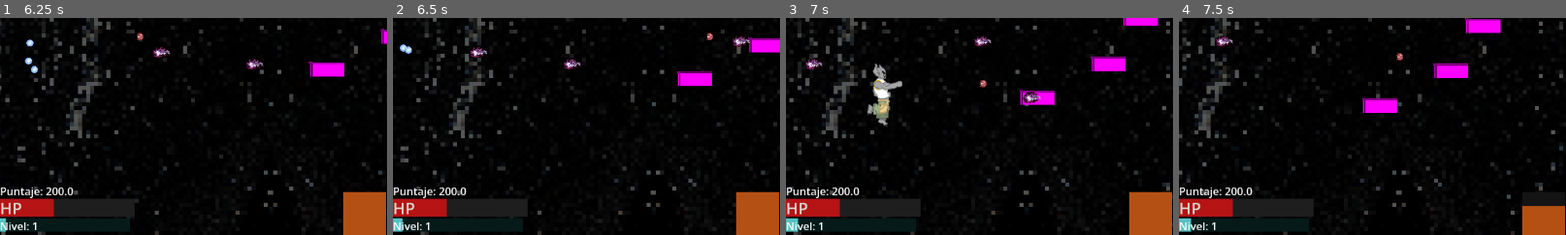
Above: before the commit, frames 1-4 (left to right).
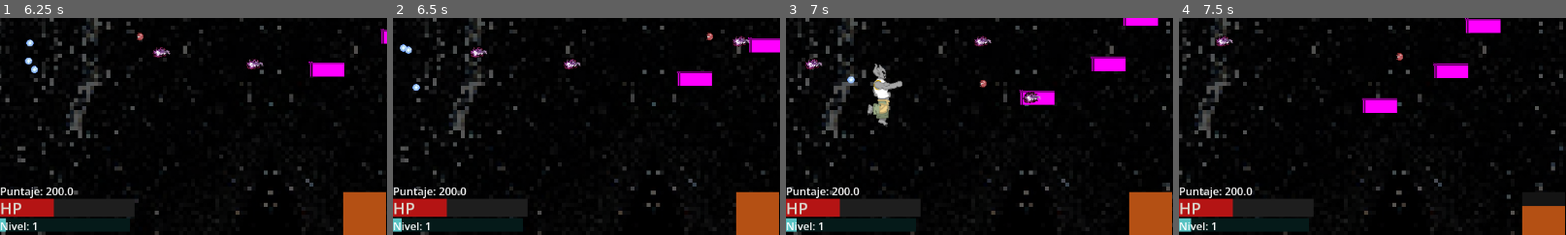
Above: after the commit, the same moments.

Repository: wfeboSKL/tales-for-the-asleep
Game: Godot game, scene res://scenes/Menu/Mewou.tscn
Two runs of this game, one before a commit and one after it. Both use one fixed random seed, a clock stepped at 60 frames per second and the inputs below.
Inputs:
- Up to frame 1 (6.25 s): click "Capítulo I" at 0.5 s; tap Enter at 1.25, 4.35 s; hold D (move_right) 1.28-2.03 s; hold K (shoot) 1.28-2.03 s; tap Space at 1.52, 2.27, 3.77, 4.52, 5.27 s; hold S (move_down) 2.03-2.78 s; tap Shift (focus) at 2.1 s; tap K (shoot) at 2.3, 3.6, 5.1, 6.05 s; hold D (move_right) 2.78-3.53 s; hold K (shoot) 2.78-3.53 s; tap J (melee) at 2.85 s; hold W (move_up) 3.53-4.28 s; hold K (shoot) 4.28-5.03 s; hold A (move_left) 4.28-5.78 s; hold S (move_down) from 5.78 s (still down); hold Shift (focus) from 5.78 s (still down)
- Up to frame 2 (6.5 s): keep holding S (move_down); keep holding Shift (focus)
- Up to frame 3 (7 s): release S (move_down) at 6.53 s; release Shift (focus) at 6.53 s; hold D (move_right) from 6.53 s (still down); tap J (melee) at 6.6 s; tap Space at 6.77 s; tap K (shoot) at 6.8 s
- Up to frame 4 (7.5 s): release D (move_right) at 7.28 s; hold W (move_up) from 7.28 s (still down); hold K (shoot) from 7.28 s (still down)
The pictures show only the part of the screen within x 0-50%, y 50-100%; the shares and areas given below are measured in that part.

Frame 1 is identical in both runs. In frame 2, less than 0.1% of the frame differs, in the area x 2-8%, y 30-99%; in frame 3, less than 0.1%, in the area x 2-18%, y 26-99%; in frame 4, nothing differs.

Commit message:
Enemy_base.gd con herencia para enemy_basic y enemy_pattern | Trabajado en PC_FEBO

Diff:
--- a/mainmenu.gd
+++ /dev/null
@@ -1,55 +0,0 @@
-extends Control
-
-# Rutas de las escenas de cada capítulo
-# ¡Cambia estas rutas por las de tu proyecto!
-const CHAPTER_1 = "res://scenes/chapter_1.tscn"
-const CHAPTER_2 = "res://scenes/chapter_2.tscn"
-const CHAPTER_3 = "res://scenes/chapter_3.tscn"
-
-func _ready():
-	# Conectar señales de cada botón a sus funciones
-	$BookshelfPanel/VBoxContainer/Chapter1Button.pressed.connect(_on_chapter1_pressed)
-	$BookshelfPanel/VBoxContainer/Chapter2Button.pressed.connect(_on_chapter2_pressed)
-	$BookshelfPanel/VBoxContainer/Chapter3Button.pressed.connect(_on_chapter3_pressed)
-	$BookshelfPanel/VBoxContainer/QuitButton.pressed.connect(_on_quit_pressed)
-
-# --- Funciones de cada botón ---
-
-func _on_chapter1_pressed():
-	get_tree().change_scene_to_file(CHAPTER_1)
-
-func _on_chapter2_pressed():
-	get_tree().change_scene_to_file(CHAPTER_2)
-
-func _on_chapter3_pressed():
-	get_tree().change_scene_to_file(CHAPTER_3)
-
-func _on_quit_pressed():
-	get_tree().quit()extends Control
-
-# Rutas de las escenas de cada capítulo
-# ¡Cambia estas rutas por las de tu proyecto!
-const CHAPTER_1 = "res://scenes/chapter_1.tscn"
-const CHAPTER_2 = "res://scenes/chapter_2.tscn"
-const CHAPTER_3 = "res://scenes/chapter_3.tscn"
-
-func _ready():
-	# Conectar señales de cada botón a sus funciones
-	$BookshelfPanel/VBoxContainer/Chapter1Button.pressed.connect(_on_chapter1_pressed)
-	$BookshelfPanel/VBoxContainer/Chapter2Button.pressed.connect(_on_chapter2_pressed)
-	$BookshelfPanel/VBoxContainer/Chapter3Button.pressed.connect(_on_chapter3_pressed)
-	$BookshelfPanel/VBoxContainer/QuitButton.pressed.connect(_on_quit_pressed)
-
-# --- Funciones de cada botón ---
-
-func _on_chapter1_pressed():
-	get_tree().change_scene_to_file(CHAPTER_1)
-
-func _on_chapter2_pressed():
-	get_tree().change_scene_to_file(CHAPTER_2)
-
-func _on_chapter3_pressed():
-	get_tree().change_scene_to_file(CHAPTER_3)
-
-func _on_quit_pressed():
-	get_tree().quit()
--- a/scenes/enemies/enemy_basic.gd
+++ b/scenes/enemies/enemy_basic.gd
@@ -1,27 +1,15 @@
 #--VARIABLES Y CONSTANTES DEL ENEMIGO --
 #Se extiende a CharacterBody2D
-extends CharacterBody2D
+extends "res://scripts/enemies/enemy_base.gd"
 #Se define su velocidad
 const SPEED = 150.0
 const SPEED_Y = 100.0
-#Se establece la vida inicial (la cual cambiará por impactos)
-var health = 3
-#Se define cuanta experiencia dará
-var xp_value = 10
-#Se establece el cooldown de la bala inicial
-var shoot_cooldown = 0.0
-#Referencia al jugador, inicia vacía hasta que la escena esté lista
-var player = null
-#Se establece el cooldown del parpadeo del sprite
-var damageindicator_cooldown = 0.0
+
 #Cambios en la dirección del enemigo, un número entre aleatorio -30 y 30
 var y_offset = randf_range(-90, 90)
 #-- PRELOADS --
 #Se "precarga" la escena de la bala enemiga
 const ENEMY_BULLET = preload("res://scenes/bullets/enemy_bullet.tscn")
-
-const XP_ORB = preload("res://scenes/particles/xp_orb.tscn")
-
 
 #Función que calcula los procesos físicos cada frame
 func _physics_process(delta: float) -> void:
@@ -49,44 +37,16 @@
 		shoot_cooldown = randf_range(0.9,1.7)
 
 	#-- EFECTOS VISUALES --
-	#Se le resta al cooldown delta (1/fps del juego)
-	damageindicator_cooldown -= delta
-	#Si el cooldown es mayor a 0, parpadea cada 0.05 segundos
-	if damageindicator_cooldown > 0:
-		$Sprite2D.visible = fmod(damageindicator_cooldown, 0.2) > 0.05
-	else:
-		#De lo contrario, será siempre visible
-		$Sprite2D.visible = true
-	#Si la posición del enemigo es -50 fuera de la pantalla, eliminarlo por completo
-	if position.x< -50:
-		queue_free()
+	update_damage_blink(delta)
+	check_offscreen()
 
 #-- RECIBIR EL DAÑO --
 #Amount es lo que se definió que la bala haría de daño en la escena de bala
-func take_damage(amount):
-	#A la vida, se le restará amount
-	health -= amount
-	#Se reinicia el cooldown
-	damageindicator_cooldown = 1.5
-	#Si la vida es menor a cero, eliminar por completo al enemigo
-	if health <= 0:
-		var count = 5
-		for i in count:
-			var xp_orb = XP_ORB.instantiate()
-			xp_orb.position = position
-			get_parent().add_child(xp_orb)
+func on_death():
+	var count = 5
+	for i in count:
+		var xp_orb = XP_ORB.instantiate()
+		xp_orb.position = position
+		get_parent().add_child(xp_orb)
 		#Se actualiza el puntaje y la cantidad de kills
-		GameData.score += 100.0
-		GameData.enemies_killed += 1
-		queue_free()
-
-#-- OBTENER PLAYER --
-#Obtener el primer nodo del grupo "player" para seguirlo
-func _ready():
-	#Se añade al grupo "Enemy"
-	add_to_group("Enemy")
-	#Se busca al grupo Player
-	player = get_tree().get_first_node_in_group("Player")
-	#Se establece el Layer y el Mask
-	collision_layer = 2
-	collision_mask = 1
+	GameData.score += 100.0
--- a/scenes/enemies/enemy_pattern.gd
+++ b/scenes/enemies/enemy_pattern.gd
@@ -1,23 +1,12 @@
 #--VARIABLES DEL ENEMIGO CON PATRÓN--
 #Se extiende a CharacterBody2D
-extends CharacterBody2D
-#La vida inicial
-var health = 7
-#Se define cuanta experiencia dará
-var xp_value = 25
+extends "res://scripts/enemies/enemy_base.gd"
 
-#El cooldown de disparo
-var shoot_cooldown = 0.0
 #Tiempo para el movimiento sinusoidal
 var time: float = 0.0
-#Referencia al jugador, inicia vacía hasta que la escena esté lista
-var player = null
-#Se establece el cooldown del parpadeo del sprite
-var damageindicator_cooldown = 0.0
+
 #Pre-cargar balas
 const ENEMY_BULLET = preload("res://scenes/bullets/enemy_bullet.tscn")
-
-const XP_ORB = preload("res://scenes/particles/xp_orb.tscn")
 
 #-- EXPORTAR VARIABLES PARA MOVIMIENTO ONDULATORIO --
 #Se define su velocidad
@@ -26,9 +15,7 @@
 @export var frequency: float = 5.0
 #Se define su movimiento en y
 @export var amplitude: float = 150.0
-var angle = randf_range(0, TAU)  # TAU es 2*PI, o sea, "toda la vuelta"
-var direction = Vector2(cos(angle), sin(angle))
-var explosion_strength = 1.0
+
 
 #-- ESTABLECER FUNCIONES DE PATRONES DE DISPARO --
 func shoot_pattern():
@@ -67,37 +54,21 @@
 	# Calculo de movimiento final
 	move_and_slide()
 
-	#Si el cooldown es mayor a 0, parpadea cada 0.05 segundos
-	if damageindicator_cooldown > 0:
-		$Sprite2D.visible = fmod(damageindicator_cooldown, 0.2) > 0.05
-	else:
-		#De lo contrario, será siempre visible
-		$Sprite2D.visible = true
-
-	#Si sale de la pantalla, se elimina
-	if position.x < -50:
-		queue_free()
+	#-- EFECTOS VISUALES --
+	update_damage_blink(delta)
+	check_offscreen()
 
 #-- TOMAR DAÑO --
-func take_damage(amount):
-	#A la vida, se le restará amount
-	health -= amount
-	#Se reinicia el cooldown
-	damageindicator_cooldown = 1.5
-	#Si la vida es menor a cero, eliminar por completo al enemigo
-	if health <= 0:
-		var count = 7
-		for i in count:
-			var xp_orb = XP_ORB.instantiate()
-			xp_orb.position = position
-			get_parent().add_child(xp_orb)
-		#Se suma 175 al puntaje y 1 al contador de kills
-		GameData.score += 175.0
-		GameData.enemies_killed += 1
-		queue_free()
+func on_death():
+	var count = 7
+	for i in count:
+		var xp_orb = XP_ORB.instantiate()
+		xp_orb.position = position
+		get_parent().add_child(xp_orb)
+		#Se suma 175 al puntaje
+	GameData.score += 175.0
 
 func _ready():
-	add_to_group("Enemy")
-	player = get_tree().get_first_node_in_group("Player")
-	collision_layer = 2
-	collision_mask = 1
+	super()  # ejecuta primero el _ready() del padre (busca jugador, etc.)
+	health = 7
+	xp_value = 25
--- a/scenes/particles/xp_orb.gd
+++ b/scenes/particles/xp_orb.gd
@@ -9,6 +9,7 @@
 var player = null
 # XP que otorga al ser recolectado, con pequeña variación aleatoria
 var xp_orb_value = randf_range(0.9, 1.1)*2
+
 
 # -- VARIABLES DE LA EXPLOSIÓN INICIAL --
 # Dirección aleatoria del "salto" al nacer
--- a/scenes/particles/xp_orb.tscn
+++ b/scenes/particles/xp_orb.tscn
@@ -13,5 +13,5 @@
 texture = ExtResource("2_lhp3o")
 
 [node name="CollisionShape2D" type="CollisionShape2D" parent="." unique_id=185398903]
-scale = Vector2(2, 2)
+scale = Vector2(1.7, 1.7)
 shape = SubResource("CircleShape2D_3jys1")
--- /dev/null
+++ b/scripts/enemies/enemy_base.gd
@@ -0,0 +1,48 @@
+# -- VARIABLES Y CONSTANTES BASE DE TODOS LOS ENEMIGOS --
+extends CharacterBody2D
+
+# Vida por defecto (los hijos la sobrescriben si necesitan otro valor)
+var health = 3
+# XP que otorga al morir (los hijos la sobrescriben)
+var xp_value = 10
+# Cooldown de disparo, cada hijo lo resetea a su propio ritmo
+var shoot_cooldown = 0.0
+# Referencia al jugador
+var player = null
+# Cooldown del parpadeo al recibir daño
+var damageindicator_cooldown = 0.0
+
+# -- PRELOADS COMPARTIDOS --
+const XP_ORB = preload("res://scenes/particles/xp_orb.tscn")
+
+func _ready():
+	add_to_group("Enemy")
+	player = get_tree().get_first_node_in_group("Player")
+	collision_layer = 2
+	collision_mask = 1
+
+# -- ACTUALIZAR EL PARPADEO DEL SPRITE AL RECIBIR DAÑO --
+func update_damage_blink(delta):
+	damageindicator_cooldown -= delta
+	if damageindicator_cooldown > 0:
+		$Sprite2D.visible = fmod(damageindicator_cooldown, 0.2) > 0.05
+	else:
+		$Sprite2D.visible = true
+
+# -- RECIBIR DAÑO --
+func take_damage(amount):
+	health -= amount
+	damageindicator_cooldown = 1.5
+	if health <= 0:
+		GameData.enemies_killed += 1
+		on_death()
+		queue_free()
+
+# -- FUNCIÓN VACÍA, CADA HIJO LA SOBRESCRIBE CON SU PROPIA LÓGICA --
+func on_death():
+	pass
+
+# -- ELIMINAR SI SALE DE LA PANTALLA --
+func check_offscreen():
+	if position.x < -50:
+		queue_free()
Not shown, removed: mainmenu.gd.uid
Empty file removed: scenes/Menu/mewouu.gd
Not shown, removed: scenes/Menu/mewouu.gd.uid
Empty file removed: scenes/demolevel/level_up_label.gd
Not shown, removed: scenes/demolevel/level_up_label.gd.uid
Not shown, added: scripts/enemies/enemy_base.gd.uid
